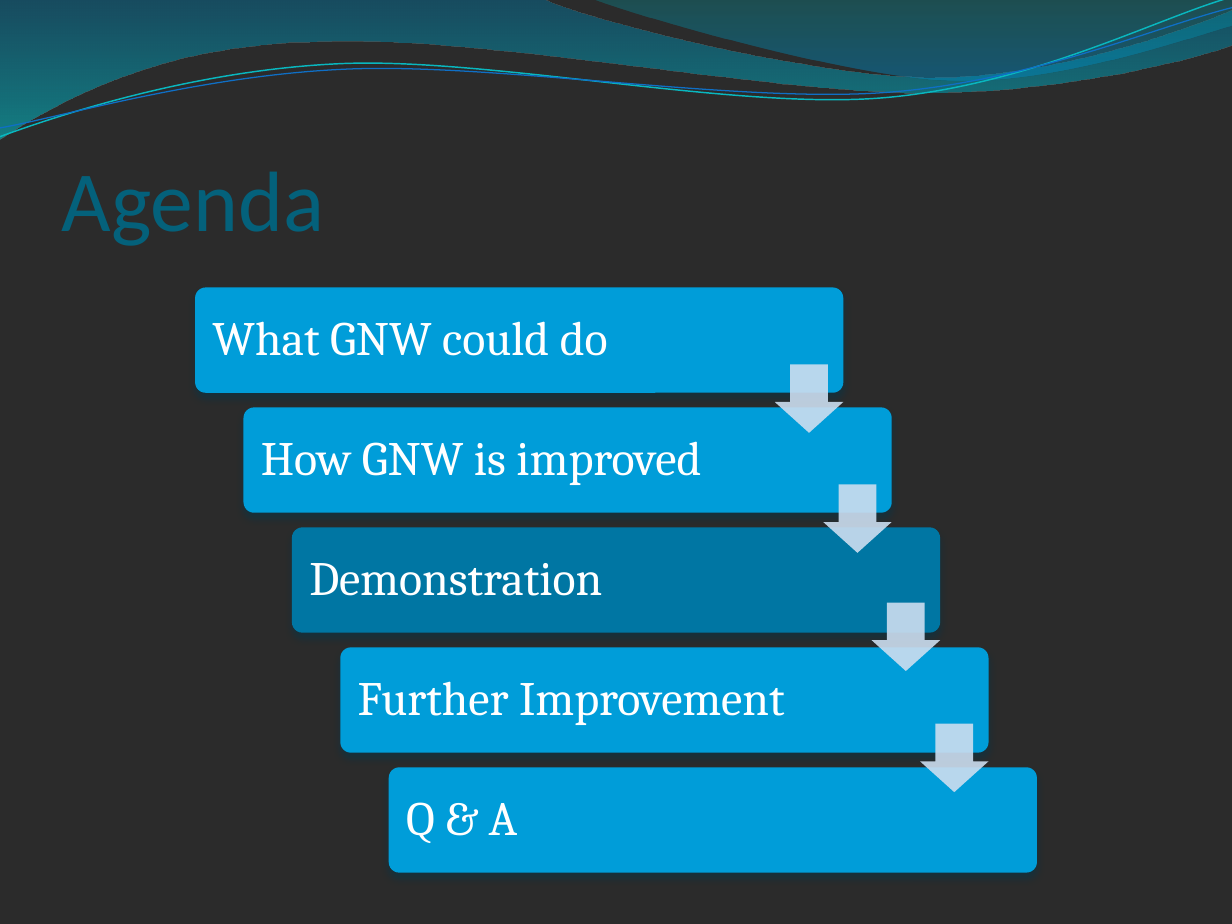
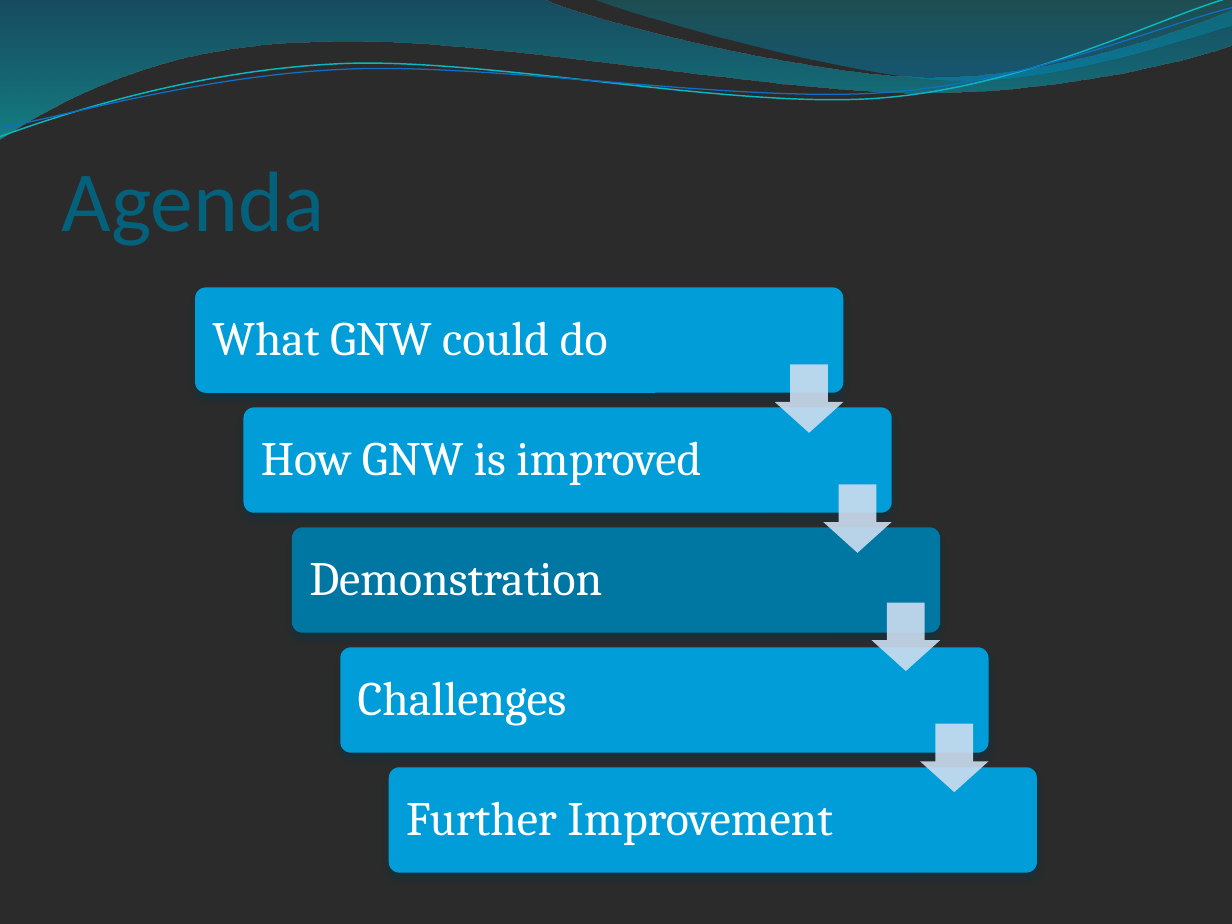
Before and after one commit to linn24/FYP, a slide deck: slide 14 of Documentation/FYP_Oral.pptx (slide 10 before the commit). Drawn at 1232x924 pixels with LibreOffice and Linux fonts; fonts in the diff are those of the drawing; background and template pictures are left out; a plain dark background stands for a picture behind light text. Boxes give left, top, right and bottom in pixels: in the first picture for what was removed or moved away, otherwise in the second. Text is boxed around its words. In the diff, an @@ line names an element or a change of style, - is before the commit and + after.

Commit message:
added more contents
background info @2-3, how this contributes to related research area @8,
details of work @10-13, challenge @18, future improvement @21-22

```diff
--- a/Documentation/FYP_Oral.pptx
+++ b/Documentation/FYP_Oral.pptx
@@ text added at bbox=[358, 681, 567, 725], 28 pt, text #FFFFFF @@
+Challenges
@@ text "Further Improvement": place and size @@
-text "Further Improvement" at bbox=[358, 681, 785, 725]
+text "Further Improvement" at bbox=[406, 801, 833, 845]
@@ text removed at bbox=[406, 802, 518, 843] @@
-Q & A
```
Also in this commit, not shown: 10 other slides changed, 5 slides added, 1 slide removed.
